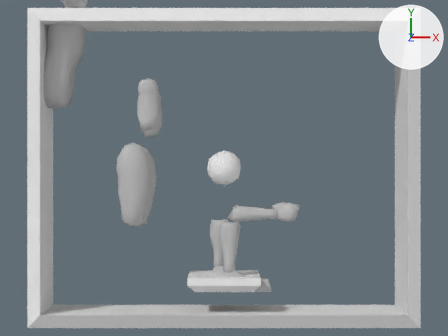
An edit to the Blender file meshes/paddle-ball.blend, drawn before and after from the same camera.
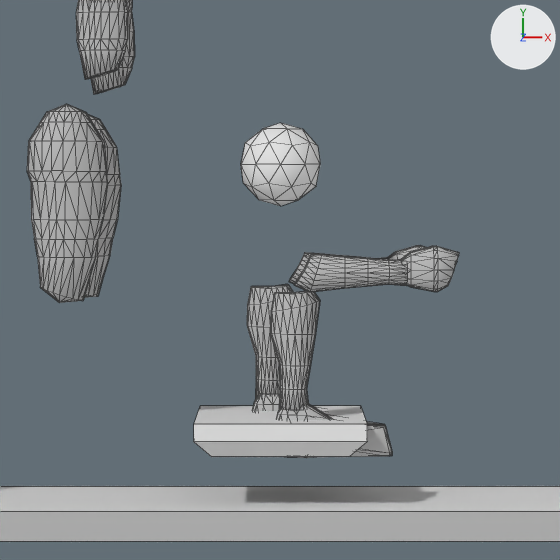
Old and new are each drawn from the file's camera 'Camera' and again close up on the part from 23% to 76% of the width and 29% to 100% of the height. Every picture has the same lights, and +X, +Y and +Z are marked at upper right. The close-ups show mesh edges as thin lines.

Before the edit, the objects in view are built like this:
```python
me_bicep_l = bpy.data.meshes.new('Bicep_L')
me_bicep_l.from_pydata(...)  # 182 vertices, 360 faces; spans x -0.293..0.317, y -1.221..0.256, z -0.008..0.537
me_bicep_l.materials.append(mat_lambert2_004)  # grey #bcbcbc
me_calf_l = bpy.data.meshes.new('Calf_L')
me_calf_l.from_pydata(...)  # 220 vertices, 432 faces; spans x 2.02..3.46, y -1.8..0.15, z 0.25..0.82
me_calf_l.materials.append(mat_lambert2_003)  # grey #bcbcbc
me_calf_r = bpy.data.meshes.new('Calf_R')
me_calf_r.from_pydata(...)  # 220 vertices, 432 faces; spans x 2.41..3.85, y -1.84..0.11, z -0.67..-0.1
me_calf_r.materials.append(mat_lambert2_003)  # grey #bcbcbc
ob_bicep_l = bpy.data.objects.new('Bicep_L', me_bicep_l)
ob_bicep_l.location = (0.0, 0.0, 0.0)
ob_bicep_l.delta_location = (-2.138, 2.095, -1.293)
ob_calf_l = bpy.data.objects.new('Calf_L', me_calf_l)
ob_calf_l.location = (0.0, 0.0, 0.0)
ob_calf_l.delta_location = (-2.437, -1.626, -1.148)
ob_calf_r = bpy.data.objects.new('Calf_R', me_calf_r)
ob_calf_r.location = (0.0, 0.0, 0.0)
ob_calf_r.delta_location = (-2.532, -1.595, 0.751)
# also in view: 'Thigh_L' at (-2.46, -0.5, -1.01); 'Thigh_R' at (-2.49, -0.45, 0.68); 'Paddle' at (0.0, -3.2, 0.0); 'Bicep_R' at (-2.09, 1.73, 0.65); 'Ball' at (0.0, 0.0, -0.02)
```
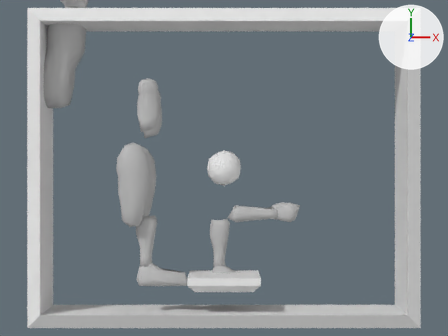
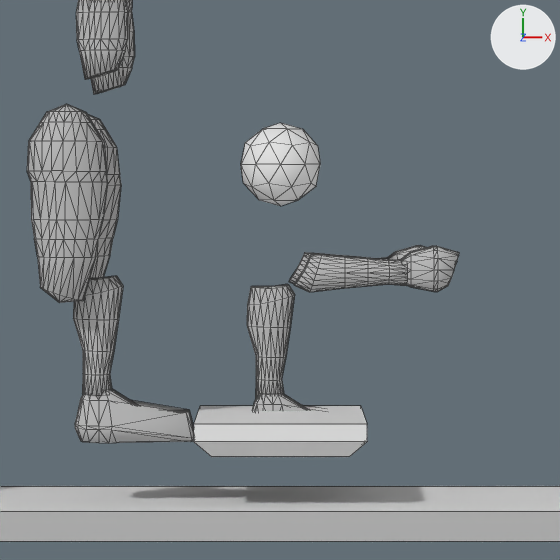
Edits to the scene script, one JSON object a line:
```json
{"block": "me_calf_r", "where": "me_calf_r.from_pydata(...)  # 220 vertices, 432 faces; spans x 2.41..3.85, y -1.84..0.11, z -0.67..-0.1"}
{"block": "me_calf_r", "where": "# used by ob_calf_r; location = (0.0, 0.0, 0.0); delta_location = (-2.532, -1.595, 0.751)"}
{"block": "me_calf_r", "change": "me_calf_r part 1: the whole mesh is moved by (-2.42, 0.18, 0.02)"}
{"op": "set", "path": "ob_calf_r.delta_location", "old": "(-2.532, -1.595, 0.751)", "new": "(-2.438, -1.599, 0.731)"}
```

What differs and where, as boxes (x1, y1, x2, y2) in the close-ups (560 x 560 px):
```json
{"object": "Calf_R", "change": "moved", "before": [270, 291, 392, 458], "after": [73, 276, 194, 443]}
```
